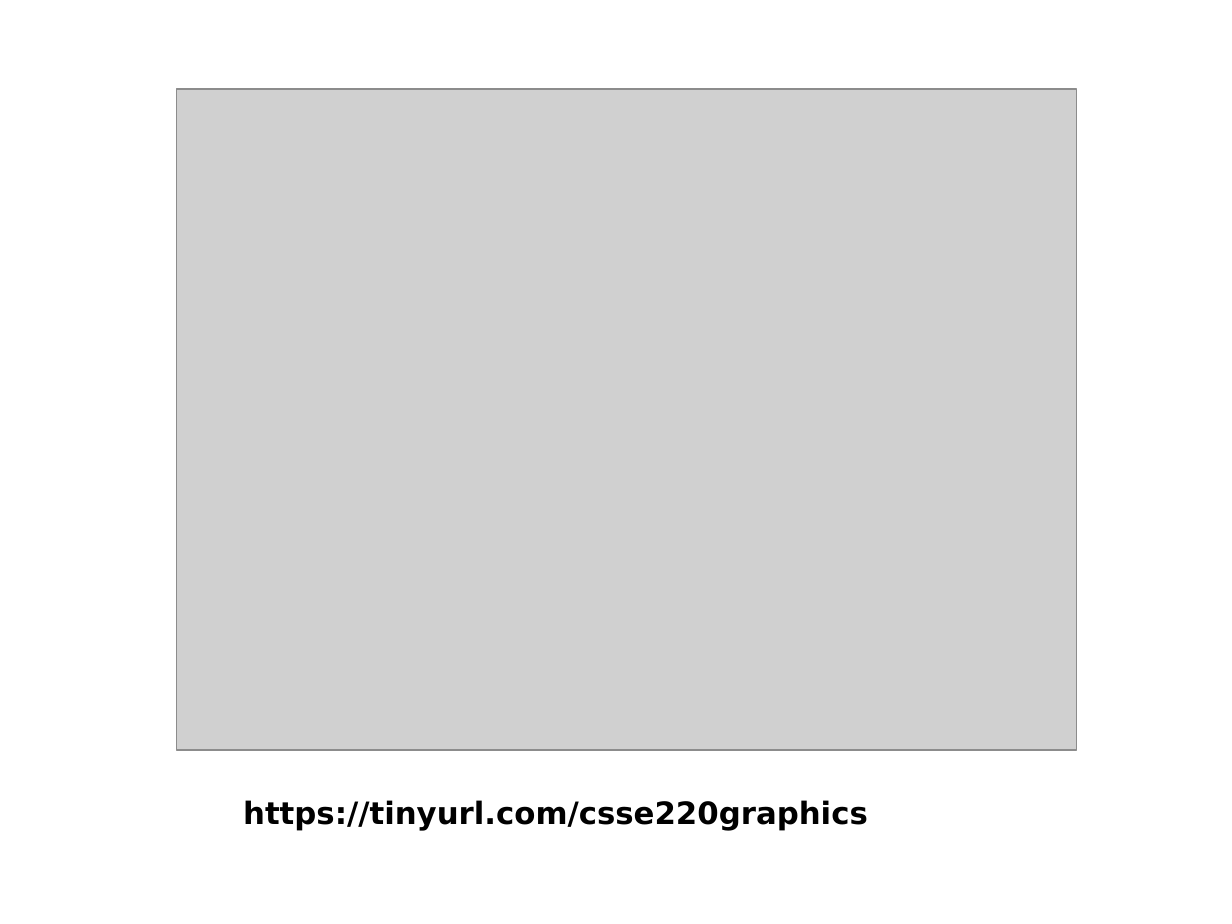
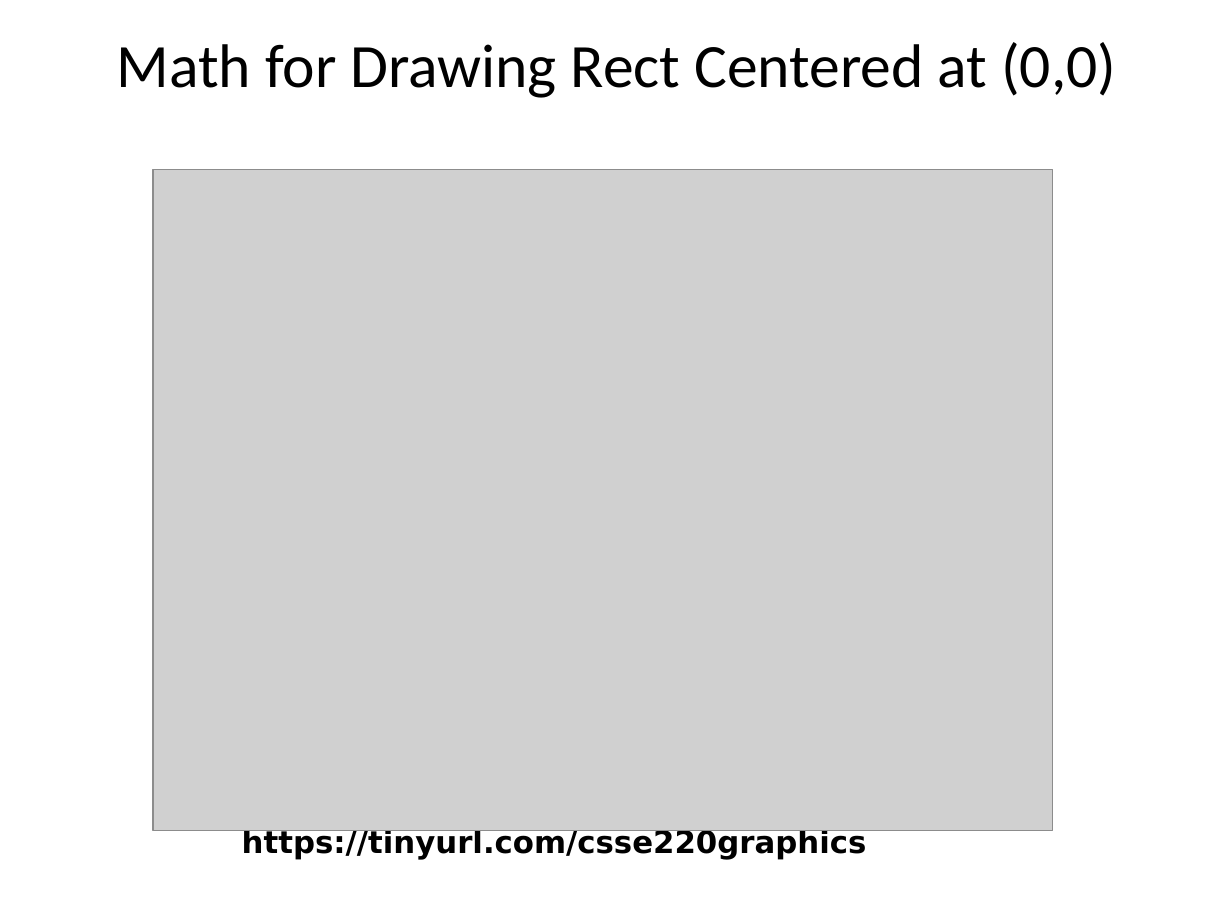
Before and after one commit to RHIT-CSSE/csse220, a slide deck: slide 12 of ClassMaterials/IntroToGraphics/Slides/Graphics.pptx (slide 11 before the commit). Drawn at 1232x924 pixels with LibreOffice and Linux fonts; fonts in the diff are those of the drawing; grey boxes stand for pictures. Boxes give left, top, right and bottom in pixels: in the first picture for what was removed or moved away, otherwise in the second. Text is boxed around its words. In the diff, an @@ line names an element or a change of style, - is before the commit and + after.

```diff
--- a/ClassMaterials/IntroToGraphics/Slides/Graphics.pptx
+++ b/ClassMaterials/IntroToGraphics/Slides/Graphics.pptx
@@ text added at (x1=117, y1=42, x2=1116, y2=98), 36 pt, text #000000 @@
+Math for Drawing Rect Centered at (0,0)
@@ picture moved from (x1=176, y1=89, x2=1076, y2=750) to (x1=153, y1=169, x2=1052, y2=830) @@
@@ text "https://tinyurl.com/csse220graphics" moved from (x1=243, y1=800, x2=868, y2=831) to (x1=242, y1=828, x2=867, y2=860) @@
```
Also in this commit, not shown: 7 other slides changed, 4 slides added, 2 slides removed.
